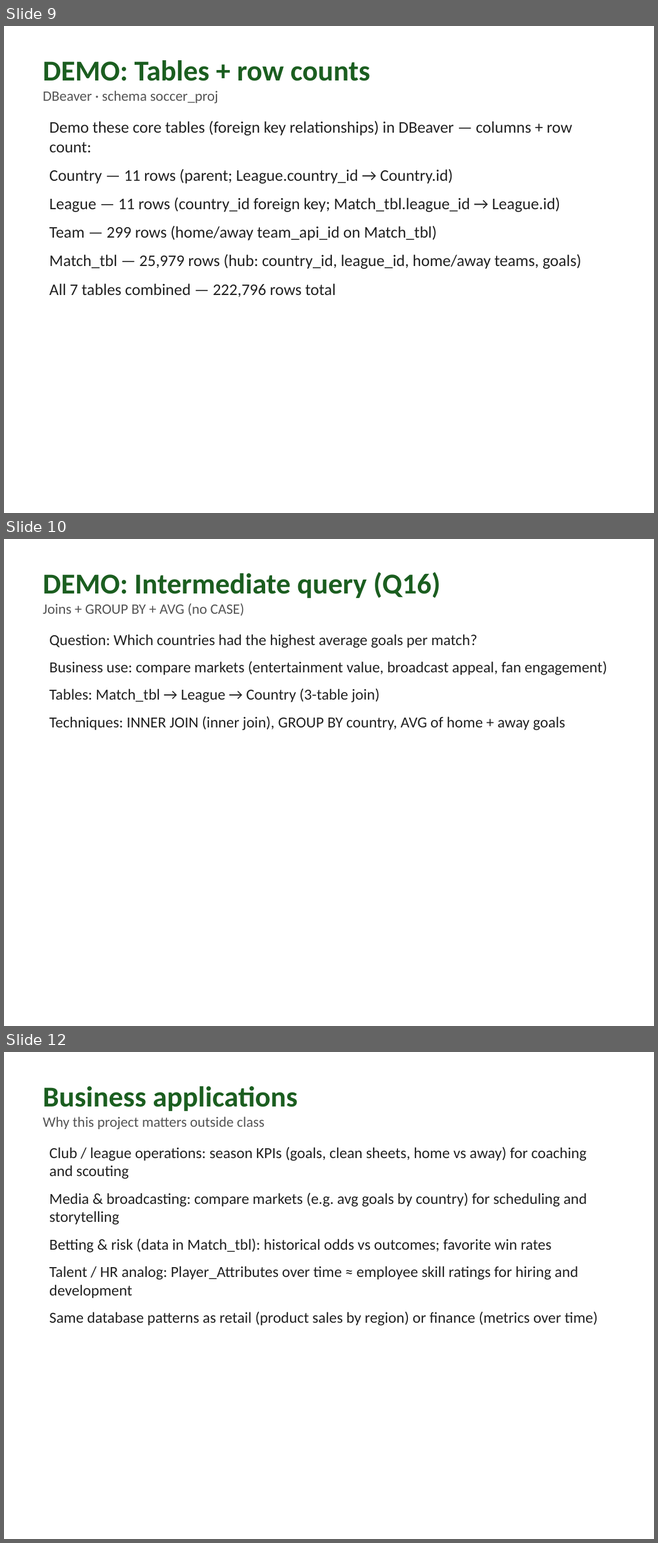
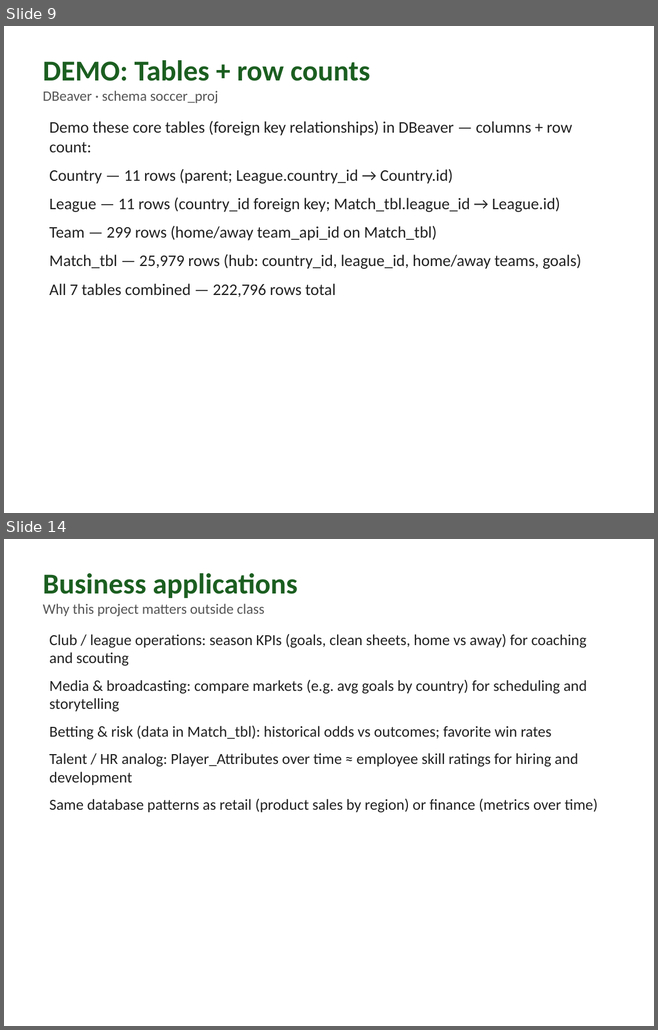
Before and after one commit to emmarthur/database-arthur-emmanart, a slide deck: FinalProject/Deliverable4_Presentation-emmanart.pptx. Shown one above the other, each under a label of ours: slides 9, 10 and 12 before the commit, slides 9 and 14 after it; the slides between them are not shown. The pictures are 658x1543 and 658x1030 pixels, drawn with LibreOffice and Linux fonts; fonts in the diff are those of the drawing. Boxes give left, top, right and bottom in pixels: in the first picture for what was removed or moved away, otherwise in the second. Text is boxed around its words. In the diff, an @@ line names an element or a change of style, - is before the commit and + after.

```diff
--- a/FinalProject/Deliverable4_Presentation-emmanart.pptx
+++ b/FinalProject/Deliverable4_Presentation-emmanart.pptx
@@ slide 10 removed at (x1=4, y1=539, x2=654, y2=1026), background #FFFFFF @@
@@ text removed at (x1=43, y1=572, x2=440, y2=616) @@
-DEMO: Intermediate query (Q16)
-Joins + GROUP BY + AVG (no CASE)
@@ text removed at (x1=49, y1=634, x2=607, y2=730) @@
-Question: Which countries had the highest average goals per match?
-Business use: compare markets (entertainment value, broadcast appeal, fan engagement)
-Tables: Match_tbl → League → Country (3-table join)
-Techniques: INNER JOIN (inner join), GROUP BY country, AVG of home + away goals
@@ what was slide 12 is now slide 14 @@
```
Also in this commit, not shown: 4 slides added, 1 other slide removed, 10 other files.
